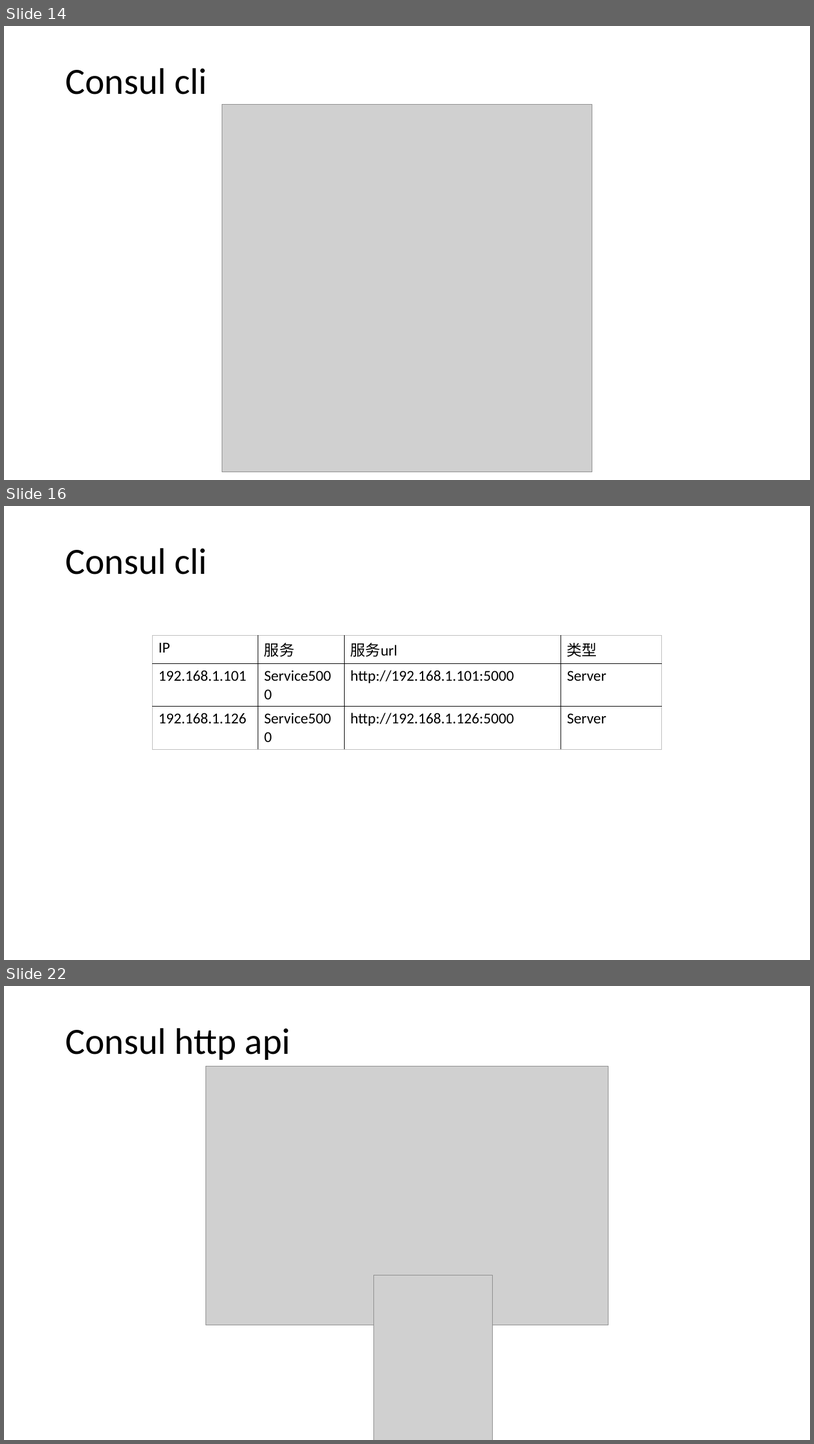
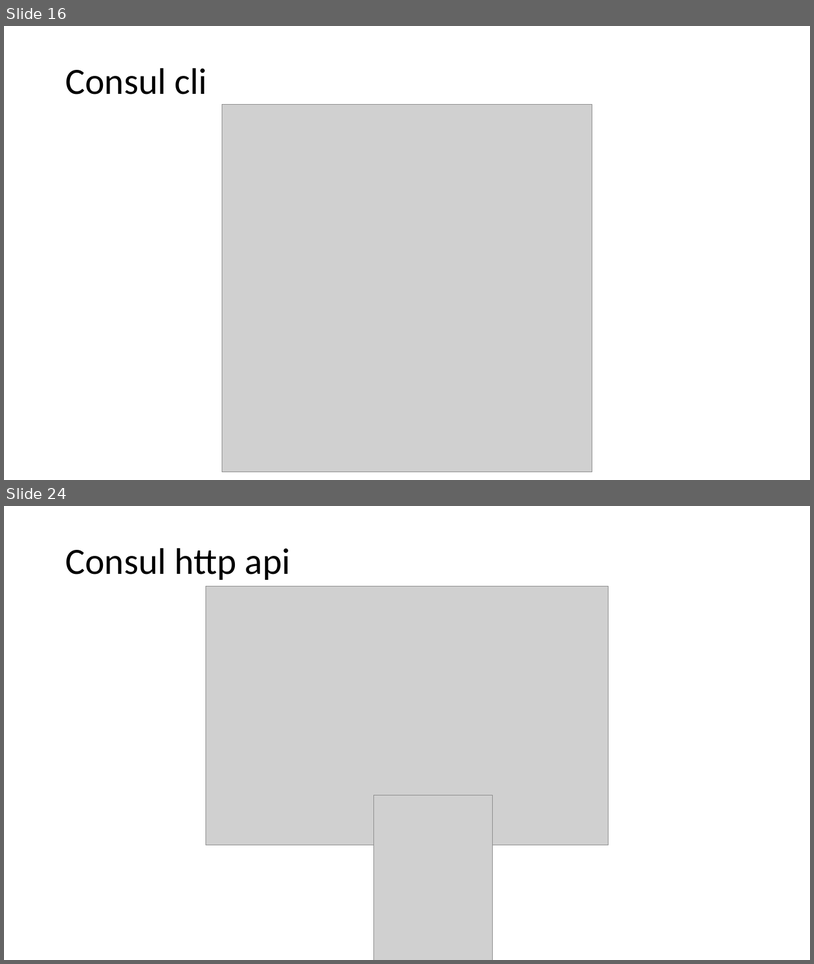
Before and after one commit to axzxs2001/HisMicroserviceSample, a slide deck: HisMicroserviceSample/Doc/基于.net core微服务.pptx. Shown one above the other, each under a label of ours: slides 14, 16 and 22 before the commit, slides 16 and 24 after it; the slides between them are not shown. The pictures are 814x1444 and 814x964 pixels, drawn with LibreOffice and Linux fonts; fonts in the diff are those of the drawing; grey boxes stand for pictures; background and template pictures are left out. Boxes give left, top, right and bottom in pixels: in the first picture for what was removed or moved away, otherwise in the second. Text is boxed around its words. In the diff, an @@ line names an element or a change of style, - is before the commit and + after.

Commit message:
完善文档，调整服务项目接口。

```diff
--- a/HisMicroserviceSample/Doc/基于.net core微服务.pptx
+++ b/HisMicroserviceSample/Doc/基于.net core微服务.pptx
@@ slide 16 removed at box(4, 506, 810, 960), background picture (left out) @@
@@ title removed at box(65, 548, 207, 574) @@
-Consul cli
@@ table removed at box(152, 636, 662, 744), 3 rows, 4 columns @@
-IP | 服务 | 服务url | 类型
-192.168.1.101 | Service5000 | http://192.168.1.101:5000 | Server
-192.168.1.126 | Service5000 | http://192.168.1.126:5000 | Server
@@ what was slide 14 is now slide 16 @@
@@ what was slide 22 is now slide 24 @@
```
Also in this commit, not shown: 9 slides changed, 5 slides added, 2 other slides removed, 3 other files.
